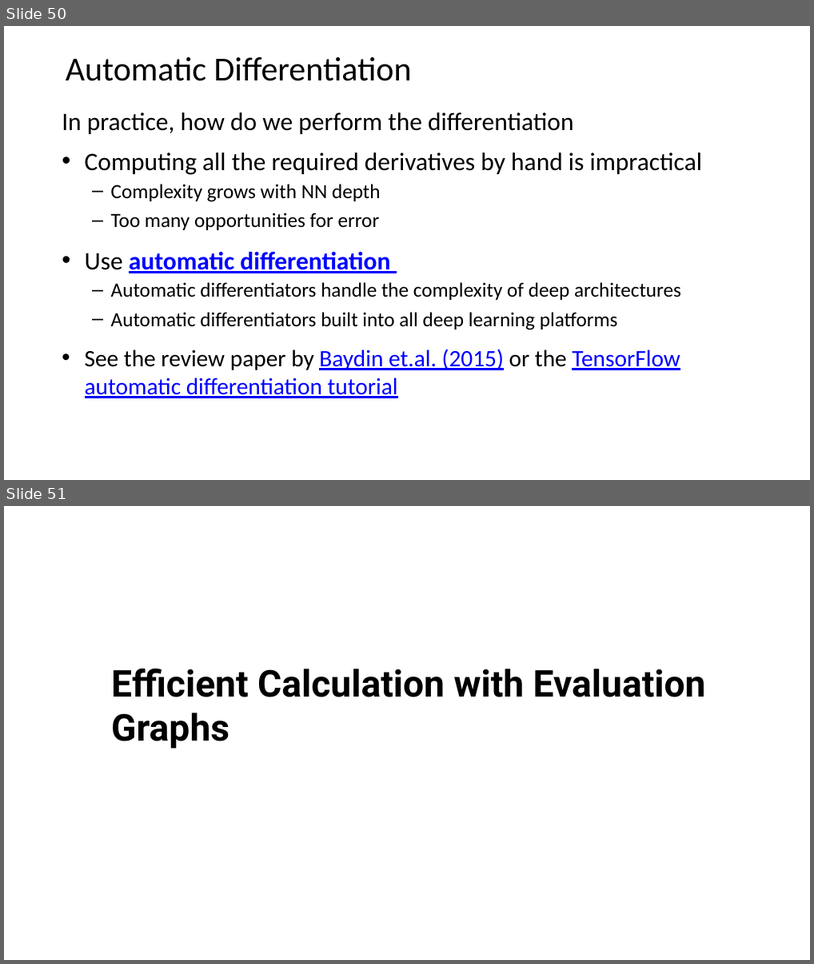
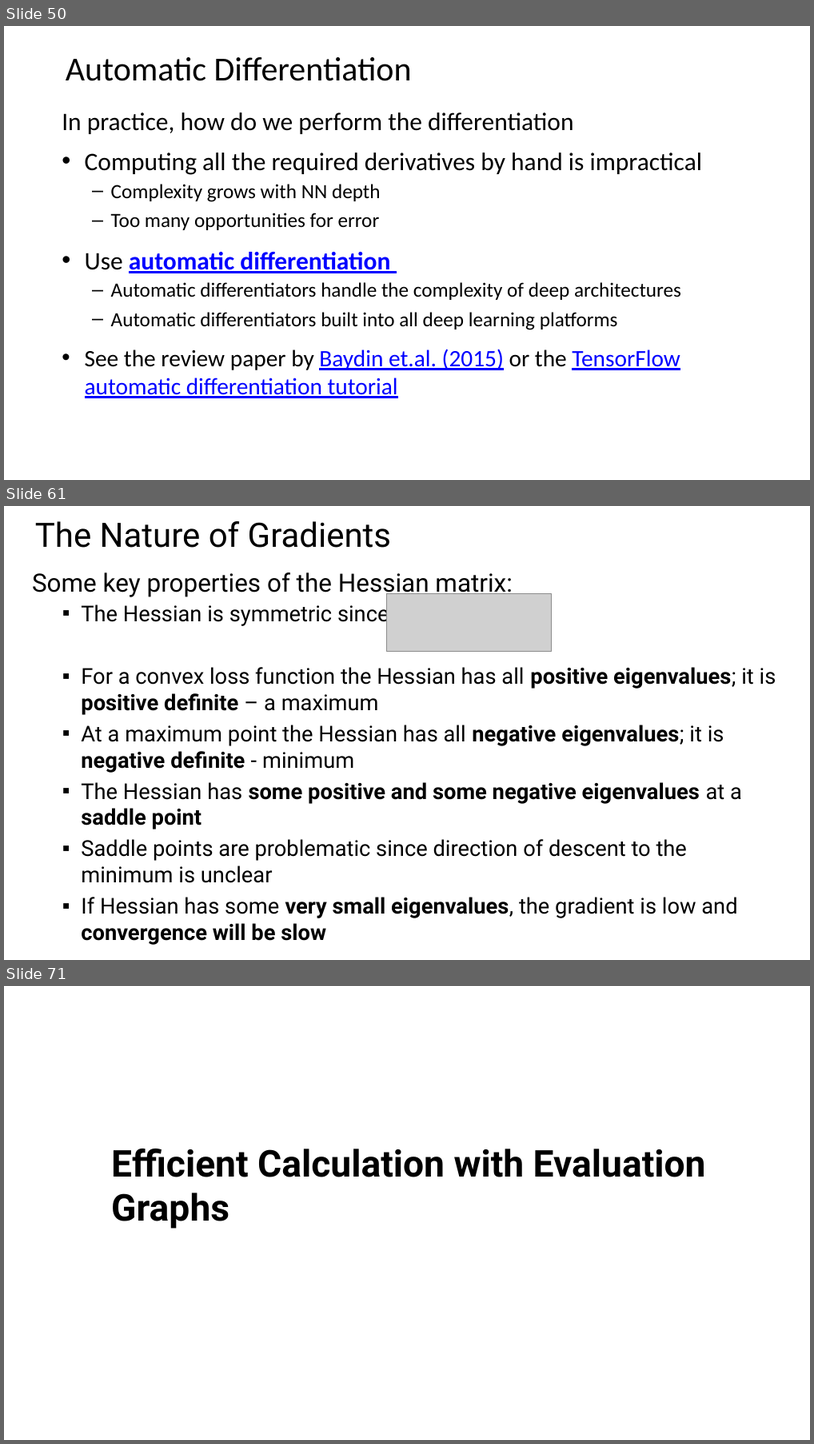
Before and after one commit to StephenElston/CSCI-E25, a slide deck: Slides/5_BuildingBlocksOfDeepLearning.pptx. Shown one above the other, each under a label of ours: slides 50 and 51 before the commit, slides 50, 61 and 71 after it; the slides between them are not shown. The pictures are 814x964 and 814x1444 pixels, drawn with LibreOffice and Linux fonts; fonts in the diff are those of the drawing; grey boxes stand for pictures. Boxes give left, top, right and bottom in pixels: in the first picture for what was removed or moved away, otherwise in the second. Text is boxed around its words. In the diff, an @@ line names an element or a change of style, - is before the commit and + after.

```diff
--- a/Slides/5_BuildingBlocksOfDeepLearning.pptx
+++ b/Slides/5_BuildingBlocksOfDeepLearning.pptx
@@ slide 61 added at <box>4,506,810,960</box>, background #FFFFFF @@
@@ title added at <box>35,521,391,548</box>, 40 pt, text #000000 @@
+The Nature of Gradients
@@ text added at <box>32,572,777,944</box>, 26 pt, text #000000 @@
+Some key properties of the Hessian matrix:
+  ▪ The Hessian is symmetric since
+  ▪ For a convex loss function the Hessian has all positive eigenvalues; it is positive definite – a maximum
+  ▪ At a maximum point the Hessian has all negative eigenvalues; it is negative definite - minimum
+  ▪ The Hessian has some positive and some negative eigenvalues at a saddle point
+  ▪ Saddle points are problematic since direction of descent to the minimum is unclear
+  ▪ If Hessian has some very small eigenvalues, the gradient is low and convergence will be slow
@@ picture added at <box>387,594,551,651</box> @@
@@ what was slide 51 is now slide 71 @@
```
Also in this commit, not shown: 19 other slides added, 2 other files.
